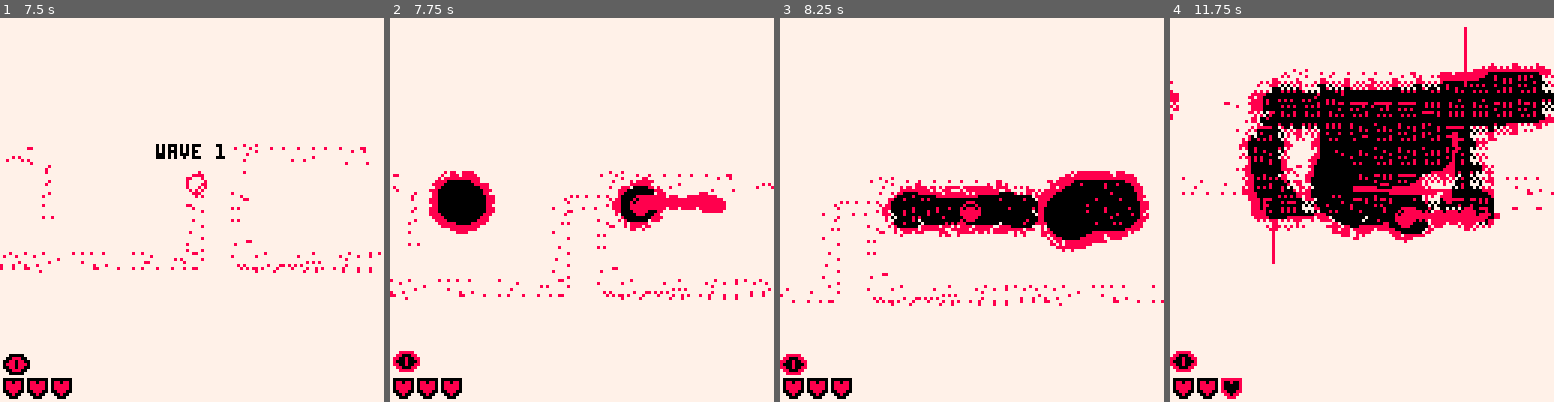
Above: before the commit, frames 1-4 (left to right).
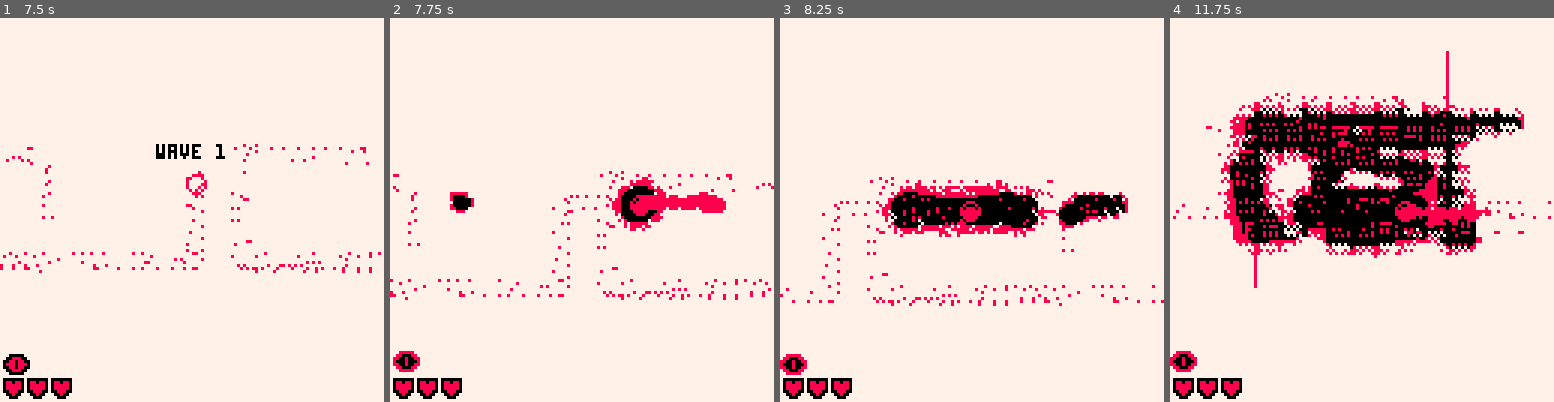
Above: after the commit, the same moments.

Repository: seleb/atopy
Game: PICO-8 cartridge atopy.p8
Same seed, same stepped clock (60 frames per second), same inputs: the game is played once before the commit and once after it.
Inputs:
- Up to frame 1 (7.5 s): tap X (X key) at 0.33, 1.07, 1.85, 2.97, 4.08, 5.2, 6.32, 7.43 s; tap O (Z key) at 0.7, 1.7, 2.1, 2.5, 2.9, 3.3, 3.7, 4.1, 4.5, 4.9, 5.3, 5.7, 6.1, 6.5, 6.9, 7.3 s; hold Right 1.6-2.1 s; hold Up 2.15-2.42 s; hold Right 2.47-3.03 s; hold Left 3.08-3.58 s; hold Down 3.63-3.97 s; hold Right 4.02-4.68 s; hold Up 4.73-5.03 s; hold Left 5.08-5.68 s; hold Down 5.73-6.03 s; hold Right 6.08-6.58 s; hold Right 6.63-7.13 s; hold Up 7.18-7.45 s
- Up to frame 2 (7.75 s): hold Right from 7.5 s (still down); tap O (Z key) at 7.7 s
- Up to frame 3 (8.25 s): release Right at 8.07 s; tap O (Z key) at 8.1 s; hold Left from 8.12 s (still down)
- Up to frame 4 (11.75 s): tap O (Z key) every 0.4 s from 8.5 to 11.7 s; tap X (X key) at 8.55, 9.67, 10.78 s; release Left at 8.62 s; hold Down 8.67-9 s; hold Right 9.05-9.72 s; hold Up 9.77-10.07 s; hold Left 10.12-10.72 s; hold Down 10.77-11.07 s; hold Right 11.12-11.62 s

Frame 1 is identical in both runs. In frame 2, 2.0% of the frame differs, in the area x 10-28%, y 39-57%; in frame 3, 3.7%; in frame 4, 22%, in the area x 0-100%, y 2-100%.

Commit message:
waves start at smallest size

Diff:
--- a/atopy.p8
+++ b/atopy.p8
@@ -237,7 +237,7 @@
   if wavetimer == 0 then
    wavetimer = 100
    local a = rnd()
-   enemy(p.x+32*cos(a),p.y+32*sin(a),7+wave,p.x+32*cos(a),p.y+32*sin(a))
+   enemy(p.x+32*cos(a),p.y+32*sin(a),wave,p.x+32*cos(a),p.y+32*sin(a))
    wave += 1
   else
    if wavetimer == 100 then
